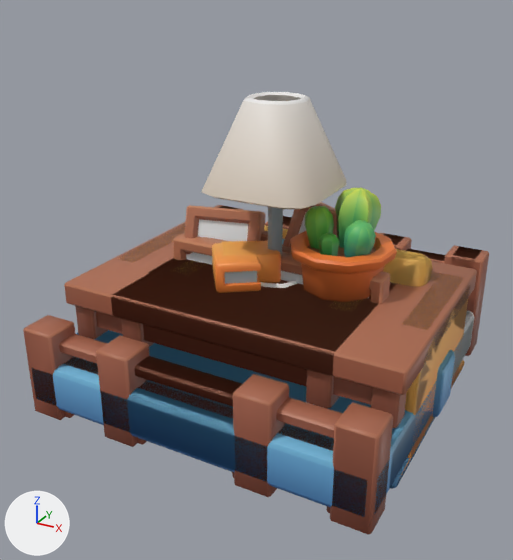
The glTF model public/models/furniture.glb: old version first, new version second.
Camera for both pictures: a 50 mm lens placed at (2.01, -3.91, 2.67), pointed at (-0.03, -0.19, 0.81). Arrows for +X, +Y and +Z are at lower left; the lights stay in place. The older version comes first. Where no turn or scale is listed for an object, it has been applied to the vertices.

In view in the first picture: 'bed_double_A', 'bed_double_B', 'bed_single_A', 'bed_single_B', 'cabinet_medium_decorated', 'cabinet_small_decorated', 'couch_pillows', 'lamp_standing', 'pictureframe_large_B', 'table_medium', 'table_medium_long' and 8 more.
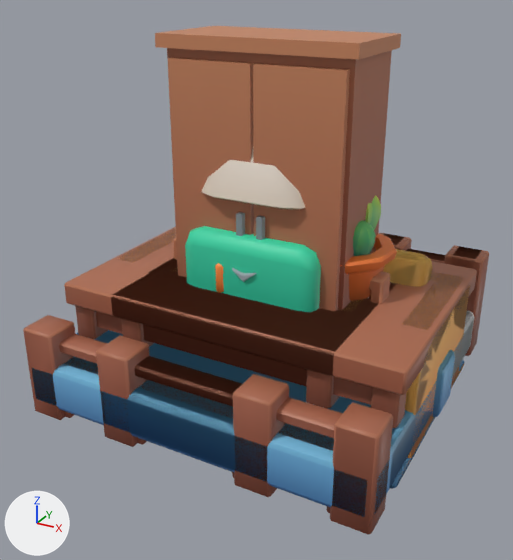
What differs and where, as boxes [x1, y1, x2, y2] in the pictures (513 x 560 px):
'wardrobe', added (brown): after [155, 26, 401, 311]
'fridge:door', added (green): after [185, 226, 321, 312]
'lamp_standing', unchanged, covered by the edit: before [201, 92, 346, 256]; after [201, 150, 305, 210]
'cabinet_medium_decorated', unchanged, covered by the edit: before [149, 187, 397, 320]; after [149, 195, 397, 320]
'cabinet_small_decorated', unchanged, covered by the edit: before [212, 202, 337, 302]; after [215, 263, 224, 293]
'pictureframe_large_B', unchanged, covered by the edit: before [173, 233, 390, 304]; after [173, 237, 390, 304]

Patch to the scene script:
```diff
--- a/public/models/furniture.glb.py
+++ b/public/models/furniture.glb.py
@@ img_restaurantbits_texture @@
+img_restaurantbits_texture = load_image('restaurantbits_texture', '_unpacked/restaurantbits_texture', 1024, 1024, 'sRGB')
@@ mat_restaurant @@
+mat_restaurant = principled_material('restaurant')
+mat_restaurant.texture = img_restaurantbits_texture
@@ me_wardrobe @@
+me_wardrobe.from_pydata(...)  # a box spanning x -0.6..0.6, y -0.27..0.3, z 0.08..2.24; a box spanning x -0.58..0.58, y -0.25..0.28, z 0.0..0.08; a box spanning x -0.64..0.64, y -0.33..0.33, z 2.24..2.32; a box spanning x -0.57..-0.01, y -0.31..-0.27, z 0.14..2.18; a box spanning x 0.01..0.57, y -0.31..-0.27, z 0.14..2.18; a box spanning x -0.09..-0.05, y -0.35..-0.31, z 1.0..1.3; a box spanning x 0.05..0.09, y -0.35..-0.31, z 1.0..1.3
+me_wardrobe.materials.append(mat_furniture_texture)  # picture img_furniturebits_texture
@@ me_fridge_door @@
+me_fridge_door.from_pydata(...)  # 114 vertices, 198 faces; spans x -0.863..0.07, y -0.345..0.0, z -0.583..0.583
+me_fridge_door.materials.append(mat_restaurant)  # picture img_restaurantbits_texture
@@ ob_wardrobe @@
+ob_wardrobe = bpy.data.objects.new('wardrobe', me_wardrobe)
+ob_wardrobe.location = (0.0, 0.0, 0.0)
@@ ob_fridge_door @@
+ob_fridge_door = bpy.data.objects.new('fridge:door', me_fridge_door)
+ob_fridge_door.location = (0.396, -0.177, 0.583)
```
